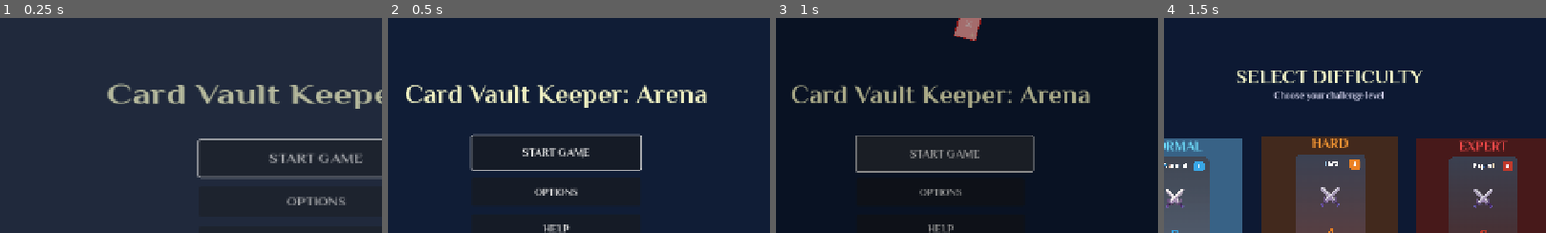
Above: before the commit, frames 1-4 (left to right).
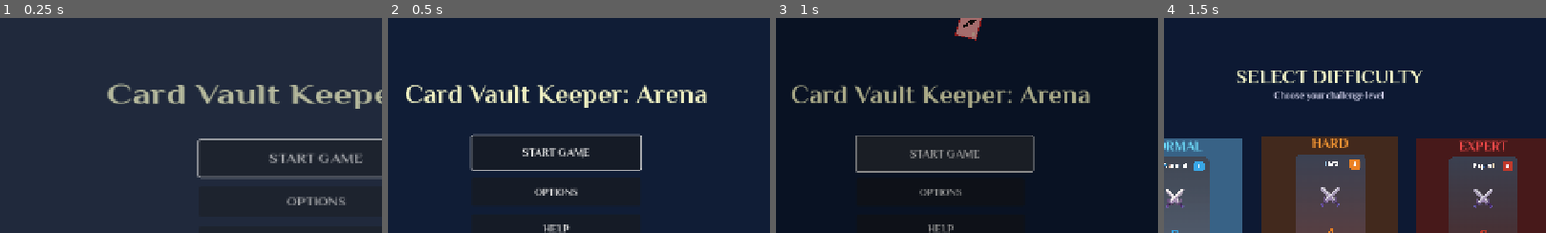
Above: after the commit, the same moments.

Repository: lextrack/Card-Vault-Keeper-Arena
Game: Godot game, scene res://scenes/MainMenu.tscn
Two runs of this game, one before a commit and one after it. Both use one fixed random seed, a clock stepped at 60 frames per second and the inputs below. Video files are missing from this copy of the repository; at most half a second of black plays in their place. Sound files missing from this copy of the repository are replaced by a short silence.
Inputs:
- Up to frame 1 (0.25 s): no input
- Up to frame 2 (0.5 s): no input
- Up to frame 3 (1 s): click "START GAME" at 0.5 s
- Up to frame 4 (1.5 s): click "START GAME" at 1.25 s
The pictures show only the part of the screen within x 28-78%, y 0-50%; the shares and areas given below are measured in that part.

Frames 1-2 are identical in both runs. In frame 3, 0.2% of the frame differs, in the area x 46-54%, y 0-11%; in frame 4, nothing differs.

Commit message:
FallingCard's scene was updated

Diff:
--- a/project.godot
+++ b/project.godot
@@ -11,7 +11,7 @@
 [application]
 
 config/name="Card Vault Keeper: Arena"
-config/version="1.0.0.4"
+config/version="1.0.0.5"
 run/main_scene="uid://cxw6tc65b0iwr"
 config/features=PackedStringArray("4.5", "GL Compatibility")
 boot_splash/bg_color=Color(0, 0, 0, 1)
--- a/scenes/effects/FallingCard.tscn
+++ b/scenes/effects/FallingCard.tscn
@@ -45,23 +45,21 @@
 grow_vertical = 2
 color = Color(1, 1, 1, 0.1)
 
-[node name="CardSymbol" type="Label" parent="."]
+[node name="CardSymbol" type="TextureRect" parent="."]
 layout_mode = 1
 anchors_preset = 8
 anchor_left = 0.5
 anchor_top = 0.5
 anchor_right = 0.5
 anchor_bottom = 0.5
-offset_left = -15.0
-offset_top = -15.0
-offset_right = 15.0
-offset_bottom = 15.0
+offset_left = -12.0
+offset_top = -12.0
+offset_right = 12.0
+offset_bottom = 12.0
 grow_horizontal = 2
 grow_vertical = 2
-theme_override_font_sizes/font_size = 20
-text = "⚔"
-horizontal_alignment = 1
-vertical_alignment = 1
+expand_mode = 1
+stretch_mode = 5
 
 [node name="CardCost" type="Label" parent="."]
 layout_mode = 1
@@ -101,3 +99,5 @@
 [node name="FallTimer" type="Timer" parent="."]
 wait_time = 8.0
 one_shot = true
+
+[node name="VisibleOnScreenNotifier2D" type="VisibleOnScreenNotifier2D" parent="."]
--- a/scripts/FallingCard.gd
+++ b/scripts/FallingCard.gd
@@ -1,12 +1,13 @@
 extends Control
 
-@onready var card_background = $CardBackground
-@onready var card_border = $CardBorder
-@onready var card_shine = $CardShine
-@onready var card_symbol = $CardSymbol
-@onready var card_cost = $CardCost
-@onready var card_value = $CardValue
-@onready var fall_timer = $FallTimer
+@onready var card_background: ColorRect = $CardBackground
+@onready var card_border: ColorRect = $CardBorder
+@onready var card_shine: ColorRect = $CardShine
+@onready var card_symbol: TextureRect = $CardSymbol
+@onready var card_cost: Label = $CardCost
+@onready var card_value: Label = $CardValue
+@onready var fall_timer: Timer = $FallTimer
+@onready var visibility_notifier: VisibleOnScreenNotifier2D = $VisibleOnScreenNotifier2D
 
 enum CardType {
 	ATTACK,
@@ -20,39 +21,41 @@
 var card_data = {
 	CardType.ATTACK: {
 		"color": Color(0.86, 0.15, 0.15, 1.0),
-		"symbol": "⚔",
+		"icon_path": "res://assets/ui/sword_loading.png",
 		"border_color": Color(0.98, 0.65, 0.65, 1.0)
 	},
 	CardType.DEFENSE: {
 		"color": Color(0.15, 0.39, 0.93, 1.0),
-		"symbol": "🛡",
+		"icon_path": "res://assets/ui/shield_loading.png",
 		"border_color": Color(0.58, 0.77, 0.99, 1.0)
 	},
 	CardType.MAGIC: {
 		"color": Color(0.49, 0.23, 0.93, 1.0),
-		"symbol": "✨",
+		"icon_path": "res://assets/ui/magic.png",
 		"border_color": Color(0.77, 0.71, 0.99, 1.0)
 	},
 	CardType.HEAL: {
 		"color": Color(0.02, 0.59, 0.41, 1.0),
-		"symbol": "❤",
+		"icon_path": "res://assets/ui/heal.png",
 		"border_color": Color(0.43, 0.91, 0.72, 1.0)
 	},
 	CardType.SPECIAL: {
 		"color": Color(0.85, 0.46, 0.04, 1.0),
-		"symbol": "💎",
+		"icon_path": "res://assets/ui/special.png",
 		"border_color": Color(0.98, 0.73, 0.16, 1.0)
 	},
 	CardType.RARE: {
 		"color": Color(0.86, 0.15, 0.47, 1.0),
-		"symbol": "👑",
+		"icon_path": "res://assets/ui/rare.png",
 		"border_color": Color(0.98, 0.66, 0.83, 1.0)
 	}
 }
 
+var _texture_cache: Dictionary = {}
+
 @export var card_type: CardType = CardType.ATTACK
 @export var auto_fall: bool = true
-@export var fall_duration: float = 8.0
+@export var fall_duration: float = 3.0
 @export var cost_value: int = 3
 @export var damage_value: int = 6
 
@@ -61,9 +64,35 @@
 
 func _ready():
 	await get_tree().process_frame
+	_preload_textures()
 	setup_card()
+
 	if auto_fall:
 		start_falling()
+
+	if visibility_notifier:
+		visibility_notifier.screen_exited.connect(_on_screen_exited)
+
+func _on_screen_exited():
+	if is_falling:
+		stop_falling()
+		queue_free()
+
+func stop_falling():
+	if fall_tween:
+		fall_tween.kill()
+		fall_tween = null
+	is_falling = false
+	fall_timer.stop()
+
+func _preload_textures():
+	for type in CardType.values():
+		var icon_path = card_data[type]["icon_path"]
+		if not _texture_cache.has(icon_path):
+			if ResourceLoader.exists(icon_path):
+				_texture_cache[icon_path] = load(icon_path)
+			else:
+				push_warning("No texture: " + icon_path)
 
 func setup_card():
 	if not card_background or not card_border or not card_symbol or not card_cost or not card_value:
@@ -71,8 +100,11 @@
 
 	var data = card_data[card_type]
 	card_background.color = data.color
-	card_symbol.text = data.symbol
 	card_border.color = data.border_color
+
+	var icon_path = data.icon_path
+	if _texture_cache.has(icon_path):
+		card_symbol.texture = _texture_cache[icon_path]
 
 	card_cost.text = str(cost_value)
 	card_value.text = str(damage_value)
@@ -110,18 +142,16 @@
 
 	fall_tween = create_tween()
 	fall_tween.set_parallel(true)
+	fall_tween.set_trans(Tween.TRANS_LINEAR)
 
 	fall_tween.tween_property(self, "position:y", screen_height + 50, fall_duration)
 
 	var rotation_amount = randf_range(-360, 360)
 	fall_tween.tween_property(self, "rotation_degrees", rotation_amount, fall_duration)
 
-	var horizontal_drift = randf_range(-30, 30)
-	fall_tween.tween_property(self, "position:x", position.x + horizontal_drift, fall_duration)
-
 	modulate.a = 0.0
-	fall_tween.tween_property(self, "modulate:a", 0.9, 0.5)
-	fall_tween.tween_property(self, "modulate:a", 0.0, 1.0).set_delay(fall_duration - 1.0)
+	fall_tween.tween_property(self, "modulate:a", 0.9, 0.5).set_ease(Tween.EASE_OUT)
+	fall_tween.tween_property(self, "modulate:a", 0.0, 1.0).set_delay(fall_duration - 1.5).set_ease(Tween.EASE_IN)
 
 	var initial_scale = randf_range(0.8, 1.2)
 	scale = Vector2(initial_scale, initial_scale)
@@ -131,12 +161,6 @@
 func start_falling_from_position(start_pos: Vector2):
 	position = start_pos
 	start_falling()
-
-func stop_falling():
-	if fall_tween:
-		fall_tween.kill()
-	is_falling = false
-	fall_timer.stop()
 
 func _on_fall_timer_timeout():
 	queue_free()
@@ -148,6 +172,8 @@
 	var float_tween = create_tween()
 	float_tween.set_loops()
 	float_tween.set_parallel(true)
+	float_tween.set_trans(Tween.TRANS_SINE)
+	float_tween.set_ease(Tween.EASE_IN_OUT)
 
 	float_tween.tween_property(self, "position:y", position.y - 20, 2.0)
 	float_tween.tween_property(self, "position:y", position.y + 20, 2.0).set_delay(2.0)
@@ -158,21 +184,12 @@
 	float_tween.tween_property(self, "modulate:a", 0.7, 1.5)
 	float_tween.tween_property(self, "modulate:a", 1.0, 1.5).set_delay(1.5)
 
-func add_rare_effect():
-	if card_type != CardType.RARE or not card_border or not card_symbol:
-		return
-
-	var glow_tween = create_tween()
-	glow_tween.set_loops()
-	glow_tween.set_parallel(true)
-
-	glow_tween.tween_property(card_border, "modulate", Color(1.5, 1.5, 1.5, 0.8), 1.0)
-	glow_tween.tween_property(card_border, "modulate", Color(1.0, 1.0, 1.0, 0.3), 1.0).set_delay(1.0)
-
-	glow_tween.tween_property(card_symbol, "modulate", Color(1.3, 1.3, 1.3, 1.0), 0.8)
-	glow_tween.tween_property(card_symbol, "modulate", Color(1.0, 1.0, 1.0, 1.0), 0.8).set_delay(0.8)
-
 func _notification(what):
 	if what == NOTIFICATION_WM_CLOSE_REQUEST:
 		if fall_tween:
 			fall_tween.kill()
+
+func _exit_tree():
+	if fall_tween:
+		fall_tween.kill()
+		fall_tween = null
Binary file added: assets/ui/heal.png
Not shown, added: assets/ui/heal.png.import
Binary file added: assets/ui/magic.png
Not shown, added: assets/ui/magic.png.import
Binary file added: assets/ui/rare.png
Not shown, added: assets/ui/rare.png.import
Binary file added: assets/ui/special.png
Not shown, added: assets/ui/special.png.import
Not shown, changed: export_presets.cfg
